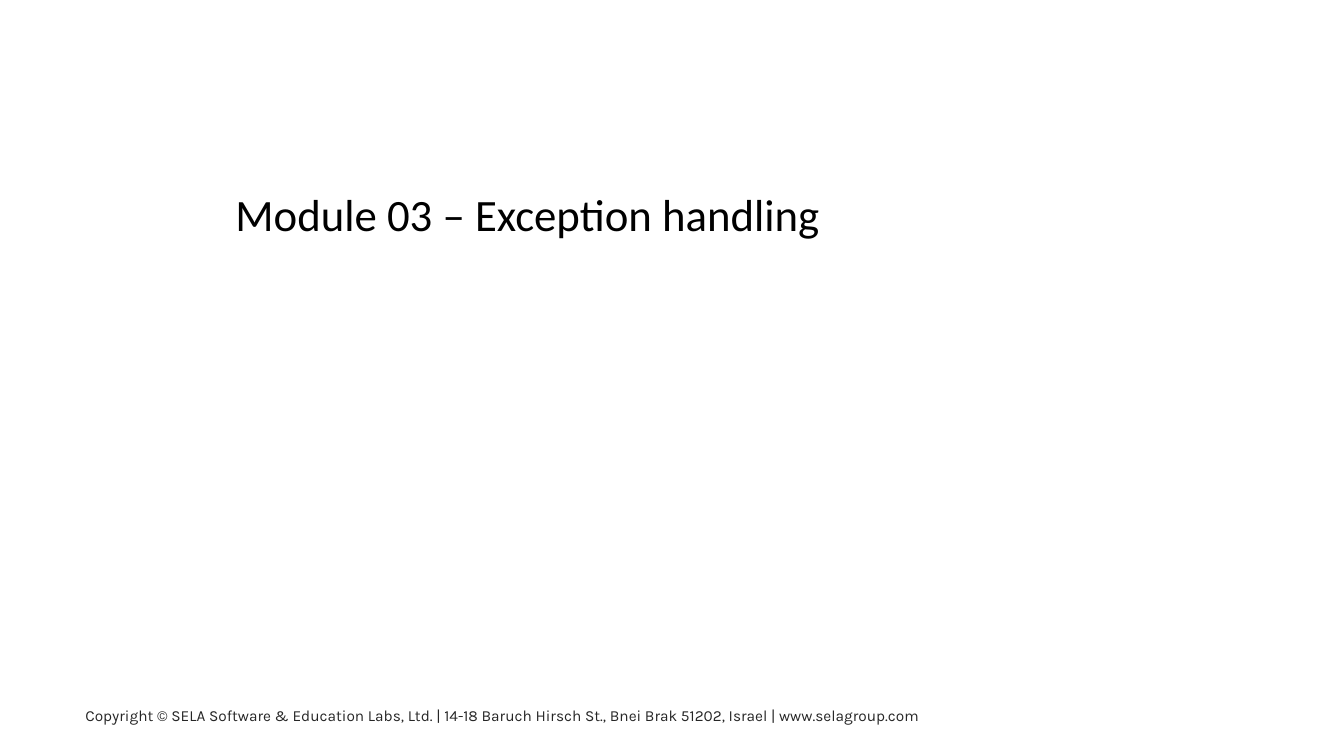
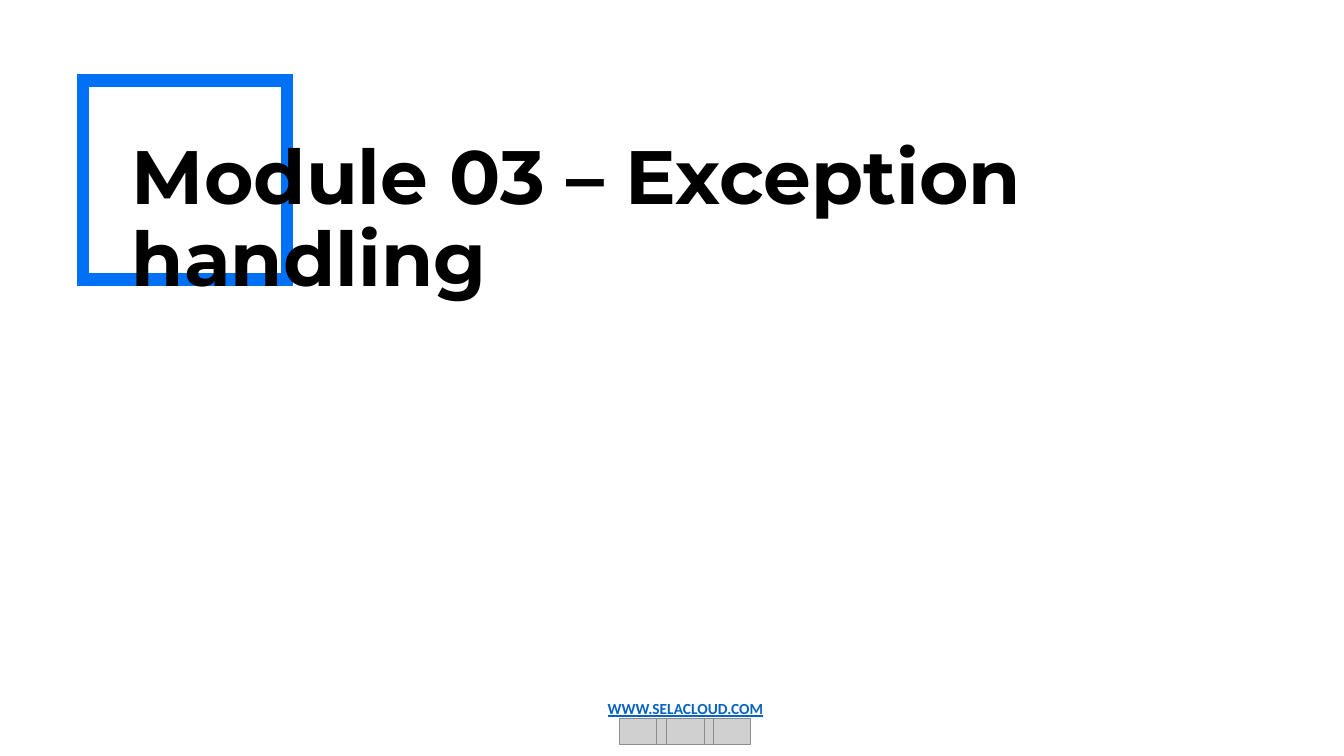
Before and after one commit to Spax04/PythonCourse, a slide deck: slide 1 of adv_new/Module 03 - Exception handling and Logging.pptx. Drawn at 1344x756 pixels with LibreOffice and Linux fonts; fonts in the diff are those of the drawing; grey boxes stand for pictures; background and template pictures are left out. Boxes give left, top, right and bottom in pixels: in the first picture for what was removed or moved away, otherwise in the second. Text is boxed around its words. In the diff, an @@ line names an element or a change of style, - is before the commit and + after.

```diff
--- a/adv_new/Module 03 - Exception handling and Logging.pptx
+++ b/adv_new/Module 03 - Exception handling and Logging.pptx
@@ rectangle added at <box>83,81,287,279</box>, outline #0071F6 9 pt @@
@@ text "Module 03 – Exception handling": place and size @@
-text "Module 03 – Exception handling" at <box>235,200,819,239</box>
+text "Module 03 – Exception handling" at <box>132,131,1021,302</box>
@@ text "Module 03 – Exception handling" at <box>132,131,1021,302</box>: size 32 to 54 pt, font Calibri to Montserrat, bold on @@
@@ text removed at <box>85,710,919,725</box> @@
-Copyright © SELA Software & Education Labs, Ltd. | 14-18 Baruch Hirsch St., Bnei Brak 51202, Israel | www.selagroup.com
@@ group added at <box>608,704,763,744</box>: 5 pictures, 1 text @@
+WWW.SELACLOUD.COM
```
Also in this commit, not shown: 32 other slides changed, 15 other files.
